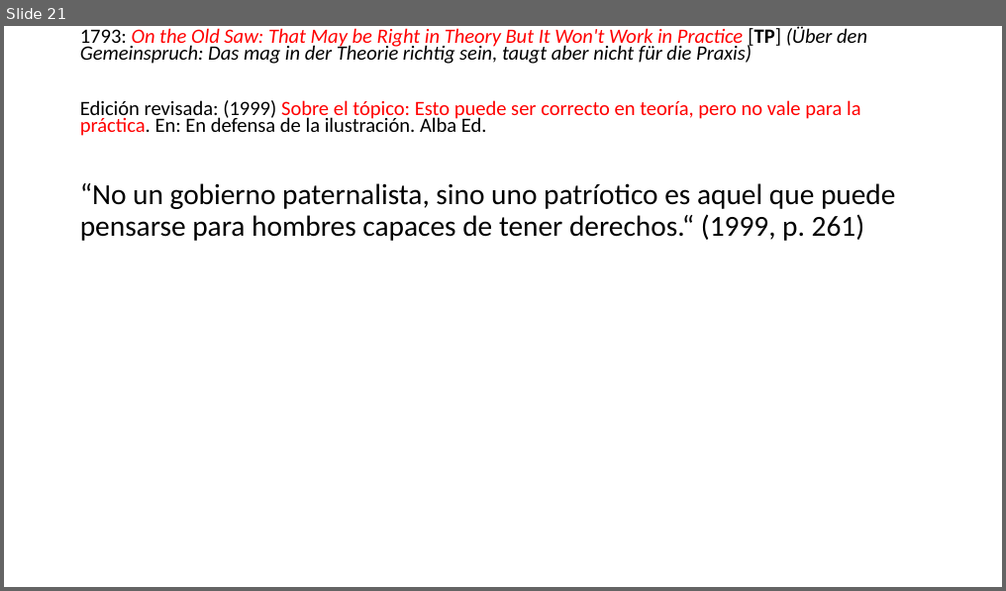
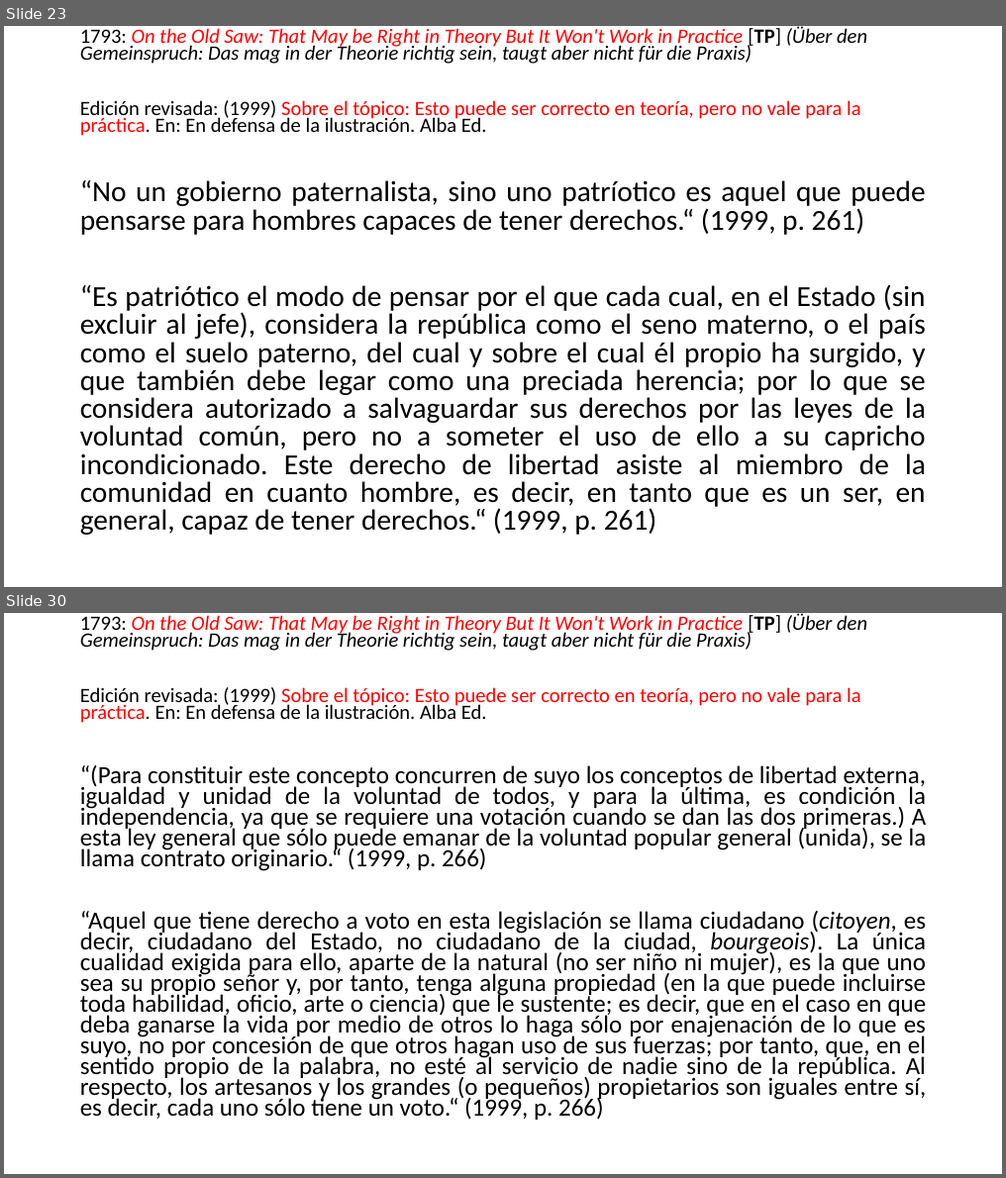
Before and after one commit to zaboltar/ArchaeologyJourney, a slide deck: DigSite/New Arcaism/uarm 2025 2/kant republica ciudadanía.pptx. Shown one above the other, each under a label of ours: slide 21 before the commit, slides 23 and 30 after it; the slides between them are not shown. The pictures are 1006x591 and 1006x1178 pixels, drawn with LibreOffice and Linux fonts; fonts in the diff are those of the drawing. Boxes give left, top, right and bottom in pixels: in the first picture for what was removed or moved away, otherwise in the second. Text is boxed around its words. In the diff, an @@ line names an element or a change of style, - is before the commit and + after.

```diff
--- a/DigSite/New Arcaism/uarm 2025 2/kant republica ciudadanía.pptx
+++ b/DigSite/New Arcaism/uarm 2025 2/kant republica ciudadanía.pptx
@@ slide 30 added at box(4, 613, 1002, 1174), background #FFFFFF @@
@@ text added at box(80, 613, 867, 723), 19.6 pt, text #000000, italic @@
+1793: On the Old Saw: That May be Right in Theory But It Won't Work in Practice [TP] (Über den Gemeinspruch: Das mag in der Theorie richtig sein, taugt aber nicht für die Praxis)
+Edición revisada: (1999) Sobre el tópico: Esto puede ser correcto en teoría, pero no vale para la práctica. En: En defensa de la ilustración. Alba Ed.
@@ text added at box(80, 765, 927, 1120), 23.8 pt, text #000000 @@
+“(Para constituir este concepto concurren de suyo los conceptos de libertad externa, igualdad y unidad de la voluntad de todos, y para la última, es condición la independencia, ya que se requiere una votación cuando se dan las dos primeras.) A esta ley general que sólo puede emanar de la voluntad popular general (unida), se la llama contrato originario.“ (1999, p. 266)
+“Aquel que tiene derecho a voto en esta legislación se llama ciudadano (citoyen, es decir, ciudadano del Estado, no ciudadano de la ciudad, bourgeois). La única cualidad exigida para ello, aparte de la natural (no ser niño ni mujer), es la que uno sea su propio señor y, por tanto, tenga alguna propiedad (en la que puede incluirse toda habilidad, oficio, arte o ciencia) que le sustente; es decir, que en el caso en que deba ganarse la vida por medio de otros lo haga sólo por enajenación de lo que es suyo, no por concesión de que otros hagan uso de sus fuerzas; por tanto, que, en el sentido propio de la palabra, no esté al servicio de nadie sino de la república. Al respecto, los artesanos y los grandes (o pequeños) propietarios son iguales entre sí, es decir, cada uno sólo tiene un voto.“ (1999, p. 266)
@@ what was slide 21 is now slide 23 @@
@@ slide 23 changed as well @@
@@ text at box(80, 180, 925, 235): alignment left to justified; line spacing 0.9 to 0.8 @@
@@ text at box(80, 284, 926, 535): paragraph added @@
+“Es patriótico el modo de pensar por el que cada cual, en el Estado (sin excluir al jefe), considera la república como el seno materno, o el país como el suelo paterno, del cual y sobre el cual él propio ha surgido, y que también debe legar como una preciada herencia; por lo que se considera autorizado a salvaguardar sus derechos por las leyes de la voluntad común, pero no a someter el uso de ello a su capricho incondicionado. Este derecho de libertad asiste al miembro de la comunidad en cuanto hombre, es decir, en tanto que es un ser, en general, capaz de tener derechos.“ (1999, p. 261)
```
Also in this commit, not shown: 21 other slides changed, 14 other slides added, 28 other files.
